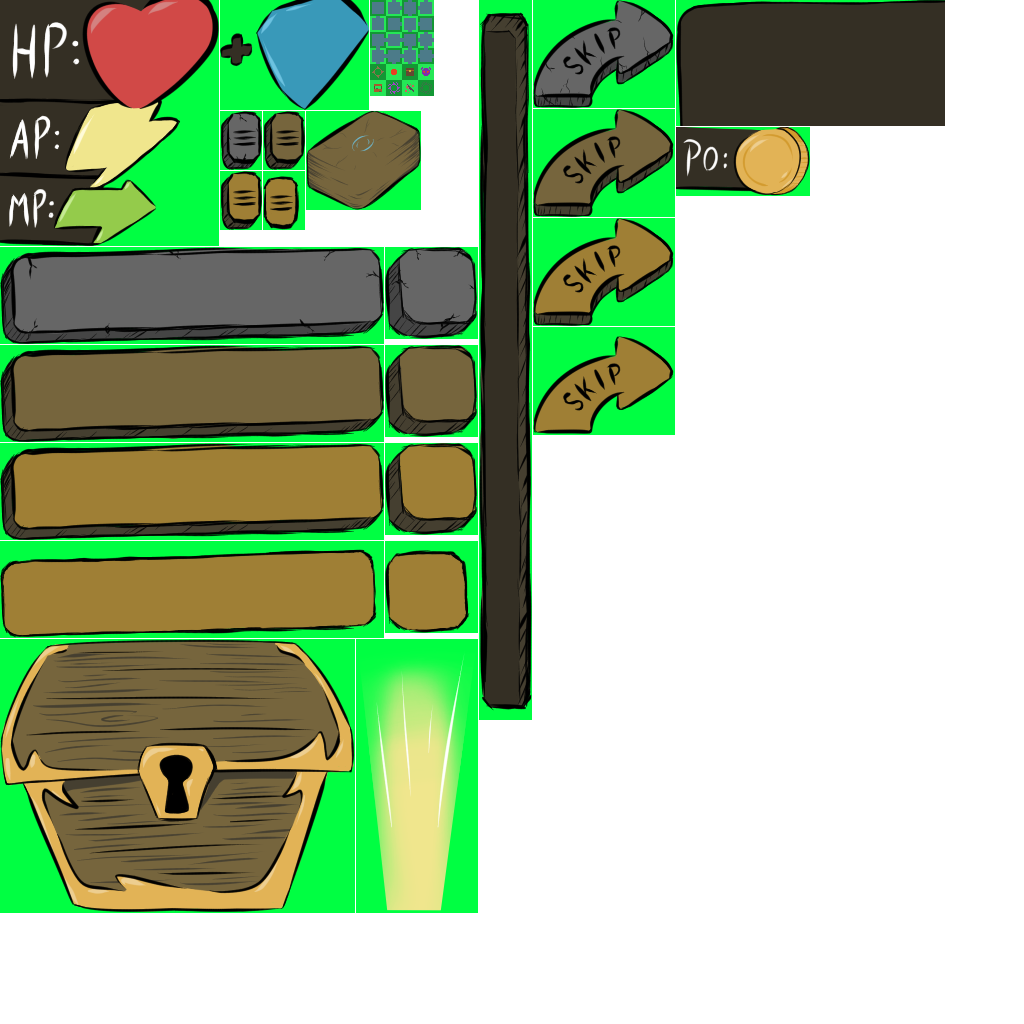
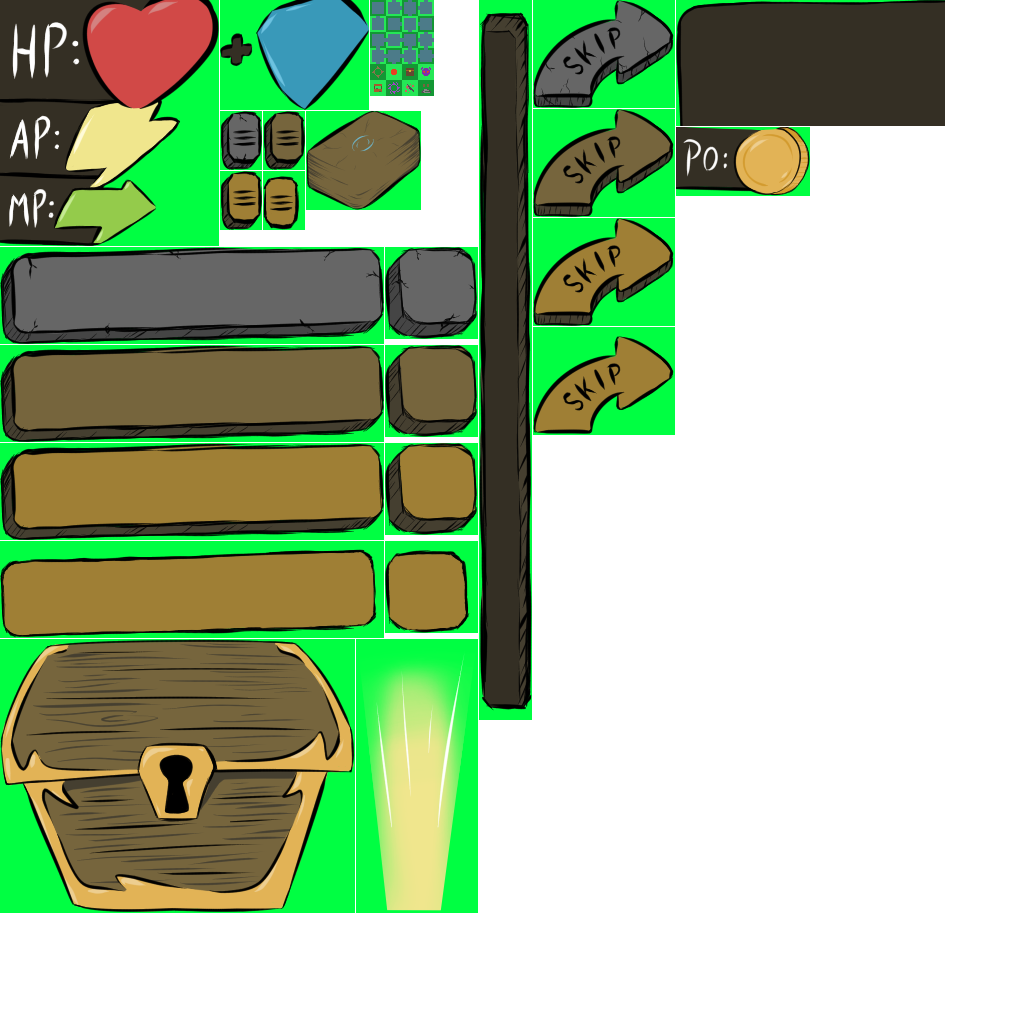
Comparing the layer stacks of the two 1024 × 1024 images. Changes:
painted on "Copier de Calque de dessin 4" (3rd of 4, in "slider") over left=420, top=82, right=432, bottom=94
painted on "Calque de dessin 3" over left=420, top=82, right=432, bottom=94
painted on "color" (2nd of 6, in "color") over left=420, top=82, right=432, bottom=94
painted on "color" (3rd of 6, in "color") over left=420, top=82, right=432, bottom=94
painted on "color" (4th of 6, in "color") over left=420, top=82, right=432, bottom=94
painted on "color" (5th of 6, in "color") over left=420, top=82, right=432, bottom=94
painted on "color" (6th of 6, in "color") over left=420, top=82, right=432, bottom=94
painted on "Calque de dessin 9" over left=420, top=82, right=432, bottom=94
painted on "miniMap" (1st of 2) over left=420, top=82, right=432, bottom=94
painted on "Copier de Calque de dessin 7" (1st of 3, in "greenScreen") over left=420, top=82, right=432, bottom=94
painted on "Calque de dessin 7" (2nd of 2, in "greenScreen") over left=420, top=82, right=432, bottom=94
painted on "Copier de Calque de dessin 7" (2nd of 3, in "greenScreen") over left=420, top=82, right=432, bottom=94
painted on "Calque de dessin 12" over left=420, top=82, right=432, bottom=94
